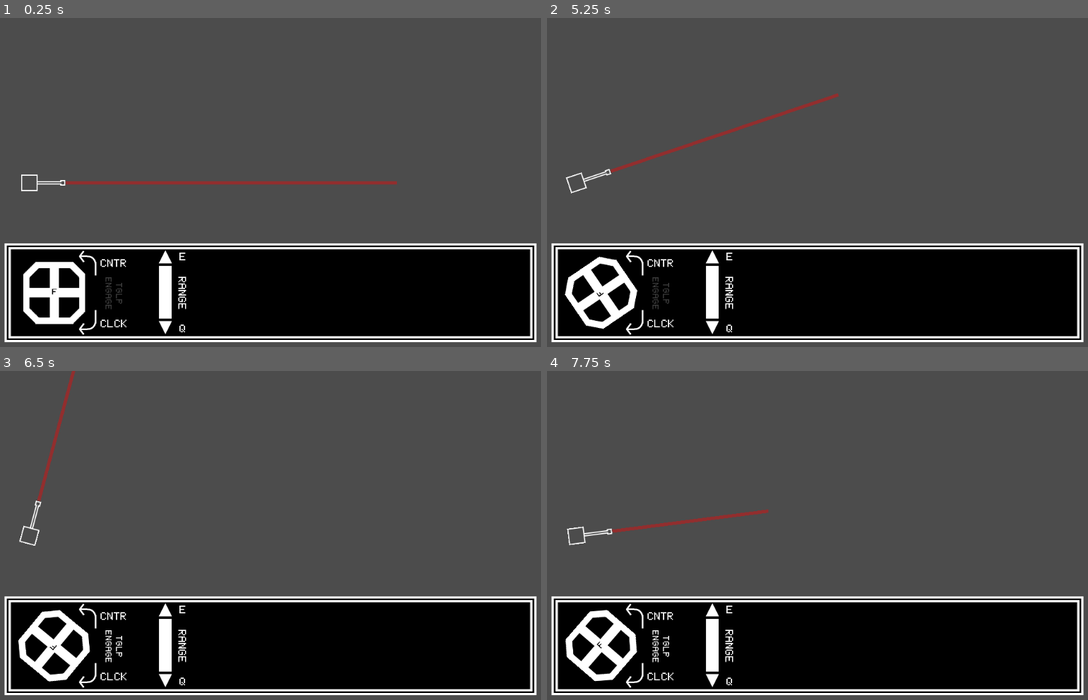
Above: before the commit, frames 1-4 (two rows, left to right).
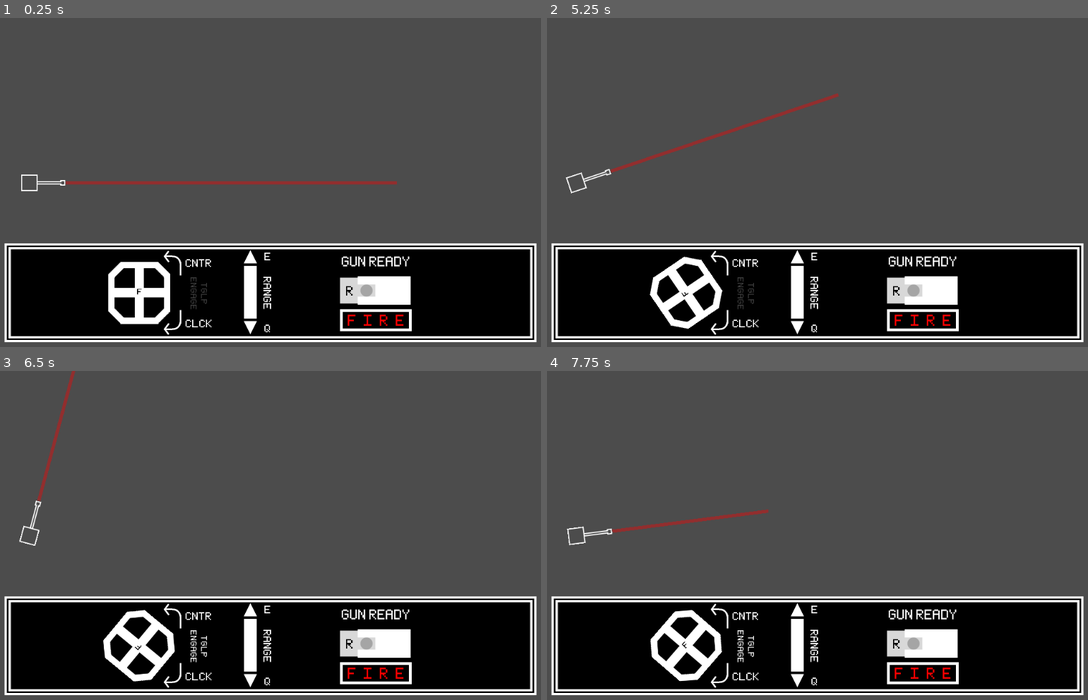
Above: after the commit, the same moments.

Repository: CluckeyMcCormick/fictional-guacamole
Game: Godot game, scene res://scenes/Main.tscn
The game is run twice, just before and just after one commit, with the same random seed, the same clock (stepped at 60 frames per second) and the same inputs.
Inputs (mouse positions are in pixels of both pictures, inside the frame that each line leads up to; where the layout moved, square brackets give the same spot in the first picture):
- Up to frame 1 (0.25 s): no input
- Up to frame 2 (5.25 s): click (920, 291) at 0.5 s, where only the run after the commit has a clickable "R"; click (920, 320) at 1.25 s, where only the run after the commit has a clickable "F I R E"; click "F" at 2 s; click (795, 258) [714, 258] at 2.75 s; click (795, 327) [714, 327] at 3.5 s; tap Enter at 4.25 s; move the mouse to (941, 166) at 4.27 s; hold Q (range_up) 4.28-5.03 s; hold F (traverse_engage) 4.28-5.03 s; move the mouse to (703, 198) at 5.02 s; hold E (range_down) from 5.03 s (still down); tap F (traverse_engage) at 5.1 s
- Up to frame 3 (6.5 s): move the mouse to (324, 463) at 5.77 s; release E (range_down) at 5.78 s; hold Q (range_up) from 5.78 s (still down); hold F (traverse_engage) from 5.78 s (still down)
- Up to frame 4 (7.75 s): move the mouse to (790, 601) at 6.52 s; release F (traverse_engage) at 6.53 s; tap F (traverse_engage) at 6.6 s; move the mouse to (985, 584) at 7.27 s; release Q (range_up) at 7.28 s; hold E (range_down) from 7.28 s (still down); hold F (traverse_engage) from 7.28 s (still down)

The runs differ from the first frame. In frame 1, 5.6% of the frame differs, in the area x 4-77%, y 70-97%; in frame 2, 5.8%; in frame 3, 5.9%; in frame 4, 5.9%, in the area x 3-77%, y 70-97%.

Commit message:
Add a "Control" section to the GUI
Added a fire control section to the GUI. This includes a fire
button (which fires the turret), a status label that we'll change,
and a gun bolt.

Keeping with the theme of a kinetic / interactive GUI, the player will
have to drag the bolt left to unload, then drag the bolt right to
reload the gun. I want to grab a nice clink-clink sound for whenever
we reload.

Diff:
--- a/godot/scenes/GUI/GUI.tscn
+++ b/godot/scenes/GUI/GUI.tscn
@@ -10,6 +10,9 @@
 [ext_resource path="res://assets/arrow.png" type="Texture" id=8]
 [ext_resource path="res://assets/menu_overground.png" type="Texture" id=9]
 [ext_resource path="res://assets/bar_fill.png" type="Texture" id=10]
+[ext_resource path="res://assets/gun_bolt.png" type="Texture" id=11]
+[ext_resource path="res://assets/gun_lock.png" type="Texture" id=12]
+[ext_resource path="res://assets/fire_control_button.png" type="Texture" id=13]
 
 [sub_resource type="DynamicFont" id=1]
 size = 33
@@ -21,6 +24,18 @@
 
 [sub_resource type="DynamicFont" id=3]
 size = 33
+font_data = ExtResource( 5 )
+
+[sub_resource type="DynamicFont" id=6]
+size = 75
+font_data = ExtResource( 5 )
+
+[sub_resource type="DynamicFont" id=4]
+size = 44
+font_data = ExtResource( 5 )
+
+[sub_resource type="DynamicFont" id=5]
+size = 40
 font_data = ExtResource( 5 )
 
 [node name="GUI" type="MarginContainer"]
@@ -66,9 +81,12 @@
 margin_right = 949.0
 margin_bottom = 165.0
 custom_constants/separation = 50
+alignment = 1
 
 [node name="WheelMaster" type="Control" parent="BoxMargins/BoxDivider"]
-margin_right = 210.0
+editor/display_folded = true
+margin_left = 154.0
+margin_right = 364.0
 margin_bottom = 150.0
 rect_min_size = Vector2( 210, 150 )
 script = ExtResource( 3 )
@@ -149,8 +167,8 @@
 
 [node name="RangeMaster" type="Control" parent="BoxMargins/BoxDivider"]
 editor/display_folded = true
-margin_left = 260.0
-margin_right = 325.0
+margin_left = 414.0
+margin_right = 479.0
 margin_bottom = 150.0
 rect_min_size = Vector2( 65, 150 )
 
@@ -220,13 +238,66 @@
 valign = 1
 
 [node name="FireMaster" type="Control" parent="BoxMargins/BoxDivider"]
-margin_left = 375.0
-margin_right = 375.0
-margin_bottom = 150.0
+margin_left = 529.0
+margin_right = 729.0
+margin_bottom = 150.0
+rect_min_size = Vector2( 200, 150 )
+
+[node name="Bolt" type="TextureButton" parent="BoxMargins/BoxDivider/FireMaster"]
+margin_left = 64.0
+margin_top = 7.0
+margin_right = 320.0
+margin_bottom = 263.0
+rect_scale = Vector2( 0.5, 0.5 )
+texture_normal = ExtResource( 11 )
+
+[node name="R" type="Label" parent="BoxMargins/BoxDivider/FireMaster/Bolt"]
+margin_left = 22.0
+margin_top = 112.0
+margin_right = 62.0
+margin_bottom = 160.0
+custom_fonts/font = SubResource( 6 )
+custom_colors/font_color = Color( 0, 0, 0, 1 )
+text = "R"
+
+[node name="Lock" type="TextureRect" parent="BoxMargins/BoxDivider/FireMaster"]
+margin_left = 64.0
+margin_top = 7.0
+margin_right = 320.0
+margin_bottom = 263.0
+rect_scale = Vector2( 0.5, 0.5 )
+texture = ExtResource( 12 )
+
+[node name="Control" type="TextureButton" parent="BoxMargins/BoxDivider/FireMaster"]
+editor/display_folded = true
+margin_left = 64.0
+margin_top = 105.0
+margin_right = 194.0
+margin_bottom = 145.0
+texture_normal = ExtResource( 13 )
+
+[node name="FIRE" type="Label" parent="BoxMargins/BoxDivider/FireMaster/Control"]
+margin_left = 8.0
+margin_top = 5.33337
+margin_right = 124.0
+margin_bottom = 45.3334
+custom_fonts/font = SubResource( 4 )
+custom_colors/font_color = Color( 1, 0, 0, 1 )
+text = "F  I  R  E"
+align = 1
+valign = 1
+
+[node name="Status" type="Label" parent="BoxMargins/BoxDivider/FireMaster"]
+margin_left = 67.3334
+margin_top = 8.66666
+margin_right = 192.333
+margin_bottom = 34.6667
+custom_fonts/font = SubResource( 5 )
+text = "GUN READY"
 
 [node name="PayloadMaster" type="Control" parent="BoxMargins/BoxDivider"]
-margin_left = 425.0
-margin_right = 425.0
+margin_left = 779.0
+margin_right = 779.0
 margin_bottom = 150.0
 [connection signal="button_down" from="BoxMargins/BoxDivider/WheelMaster/TraverseWheel" to="BoxMargins/BoxDivider/WheelMaster" method="_on_TraverseWheel_button_down"]
 [connection signal="button_up" from="BoxMargins/BoxDivider/WheelMaster/TraverseWheel" to="BoxMargins/BoxDivider/WheelMaster" method="_on_TraverseWheel_button_up"]
Binary file added: godot/assets/fire_control_button.png
Not shown, added: godot/assets/fire_control_button.png.import
Binary file added: godot/assets/gun_bolt.png
Not shown, added: godot/assets/gun_bolt.png.import
Binary file added: godot/assets/gun_lock.png
Not shown, added: godot/assets/gun_lock.png.import
Not shown: 1 places in godot/scenes/GUI/GUI.tscn that only renumber resources
